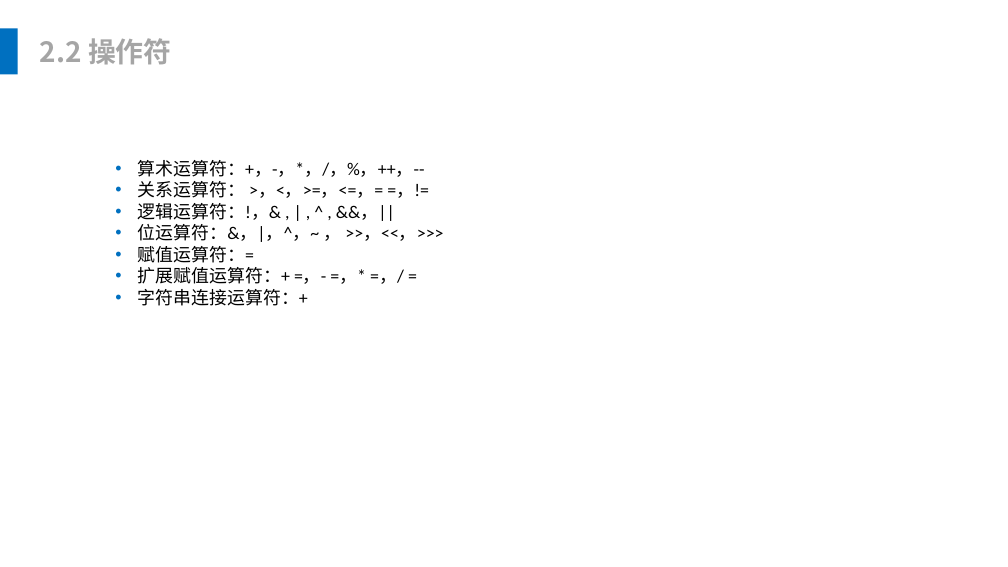
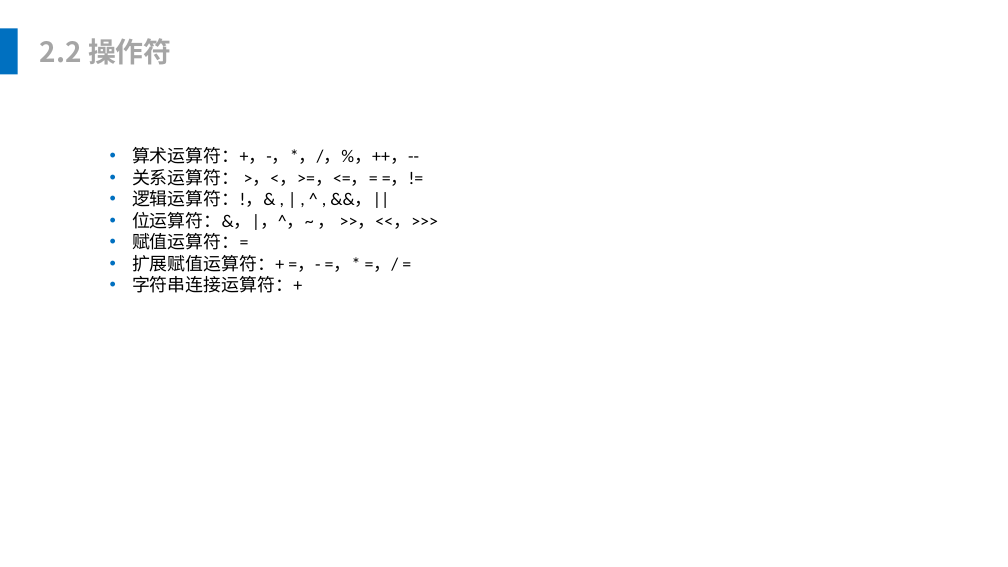
Before and after one commit to leonliu06/JavaTrainning, a slide deck: slide 11 of Java培训.pptx. Drawn at 1008x567 pixels with LibreOffice and Linux fonts; fonts in the diff are those of the drawing. Boxes give left, top, right and bottom in pixels: in the first picture for what was removed or moved away, otherwise in the second. Text is boxed around its words. In the diff, an @@ line names an element or a change of style, - is before the commit and + after.

```diff
--- a/Java培训.pptx
+++ b/Java培训.pptx
@@ text "算术运算符：+，-，*，/，%，++，--": place and size @@
-text "算术运算符：+，-，*，/，%，++，--" at bbox=[138, 160, 425, 306]
+text "算术运算符：+，-，*，/，%，++，--" at bbox=[132, 147, 419, 293]
```
Also in this commit, not shown: 1 other slide changed, 10 slides added, 1 other file.
